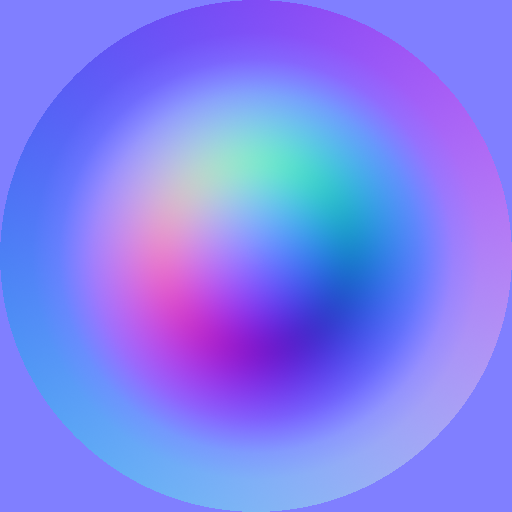
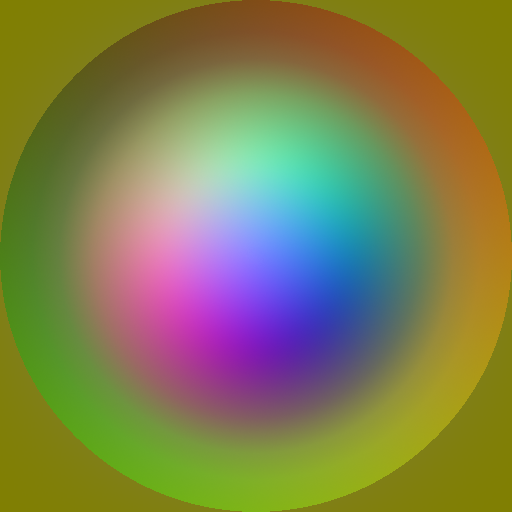
Layered file, before and after one edit (512x512). Changes by layer:
added group "Group 1" with 4 layers over box(0, 0, 512, 512)
showed "Layer 2", blend normal → screen, moved it into group "Group 1", painted on it over box(0, 0, 512, 512)
moved "Layer 0" into group "Group 1" over box(0, 0, 512, 512)
moved "Layer 1" into group "Group 1" over box(0, 0, 512, 512)
